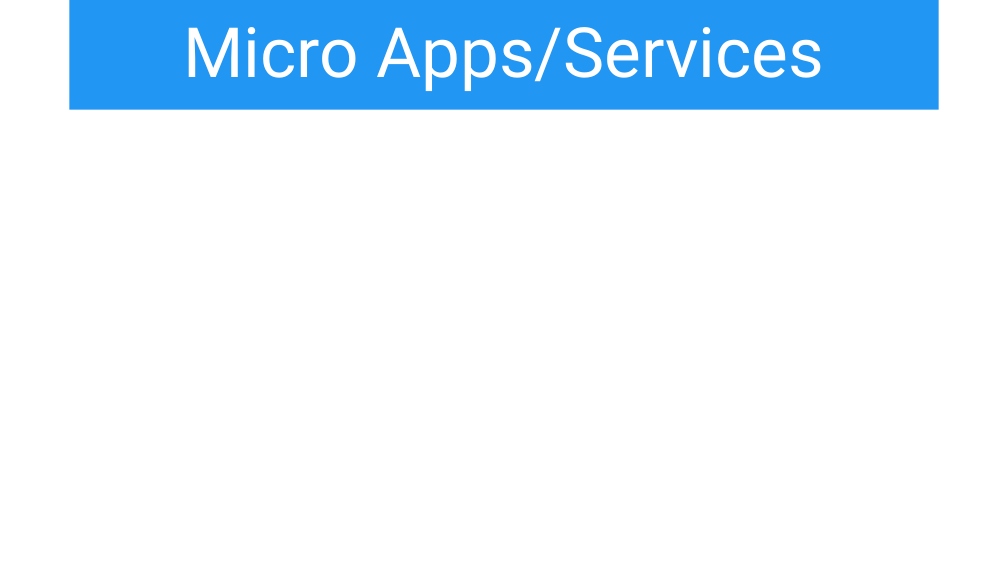
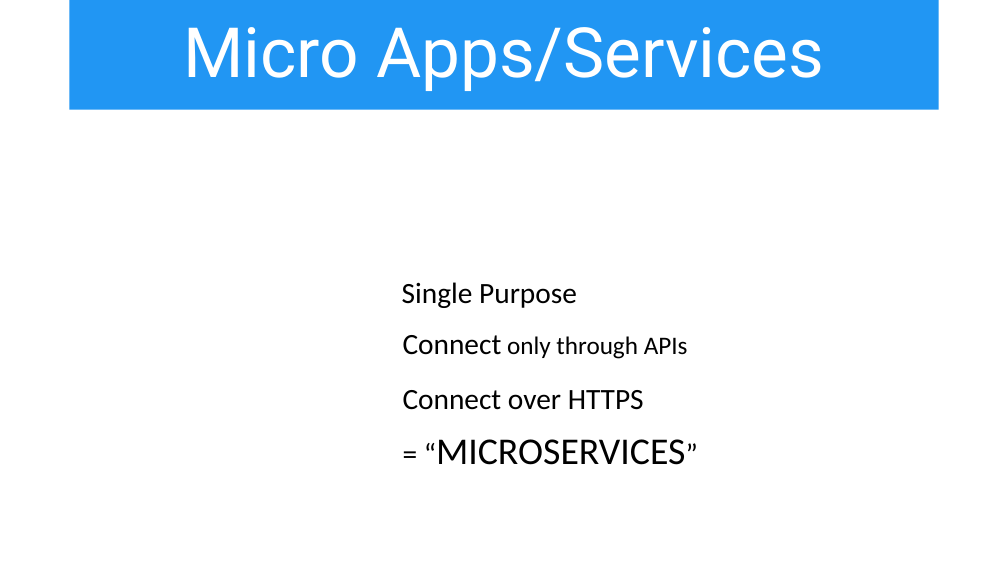
Before and after one commit to iwswordpress/WebComponents, a slide deck: slide 6 of webcomponents.pptx. Drawn at 1008x567 pixels with LibreOffice and Linux fonts; fonts in the diff are those of the drawing; background and template pictures are left out. Boxes give left, top, right and bottom in pixels: in the first picture for what was removed or moved away, otherwise in the second. Text is boxed around its words. In the diff, an @@ line names an element or a change of style, - is before the commit and + after.

```diff
--- a/webcomponents.pptx
+++ b/webcomponents.pptx
@@ text added at (402, 282, 577, 308), 28 pt, text #000000 @@
+Single Purpose
@@ text added at (403, 335, 688, 359), 24 pt, text #000000 @@
+Connect only through APIs
@@ text added at (403, 390, 644, 410), 28 pt, text #000000 @@
+Connect over HTTPS
@@ text added at (436, 439, 685, 465), 36 pt, text #000000 @@
+= “MICROSERVICES”
```
Also in this commit, not shown: 1 other slide changed, 1 slide added, 3 other files.
